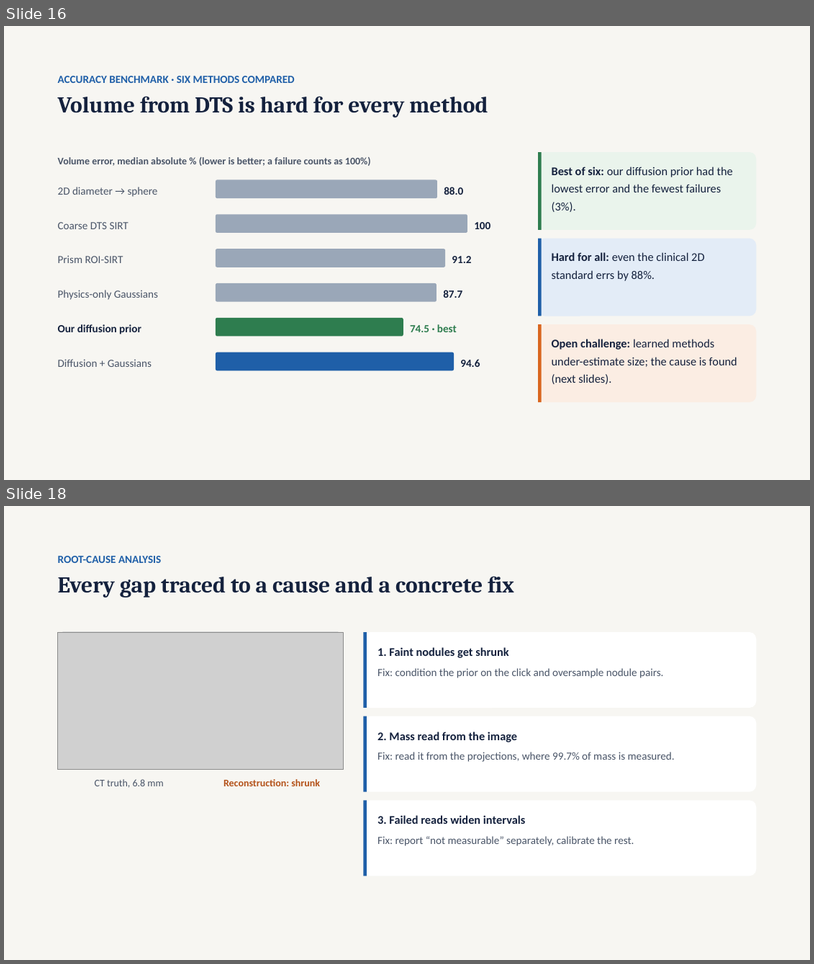
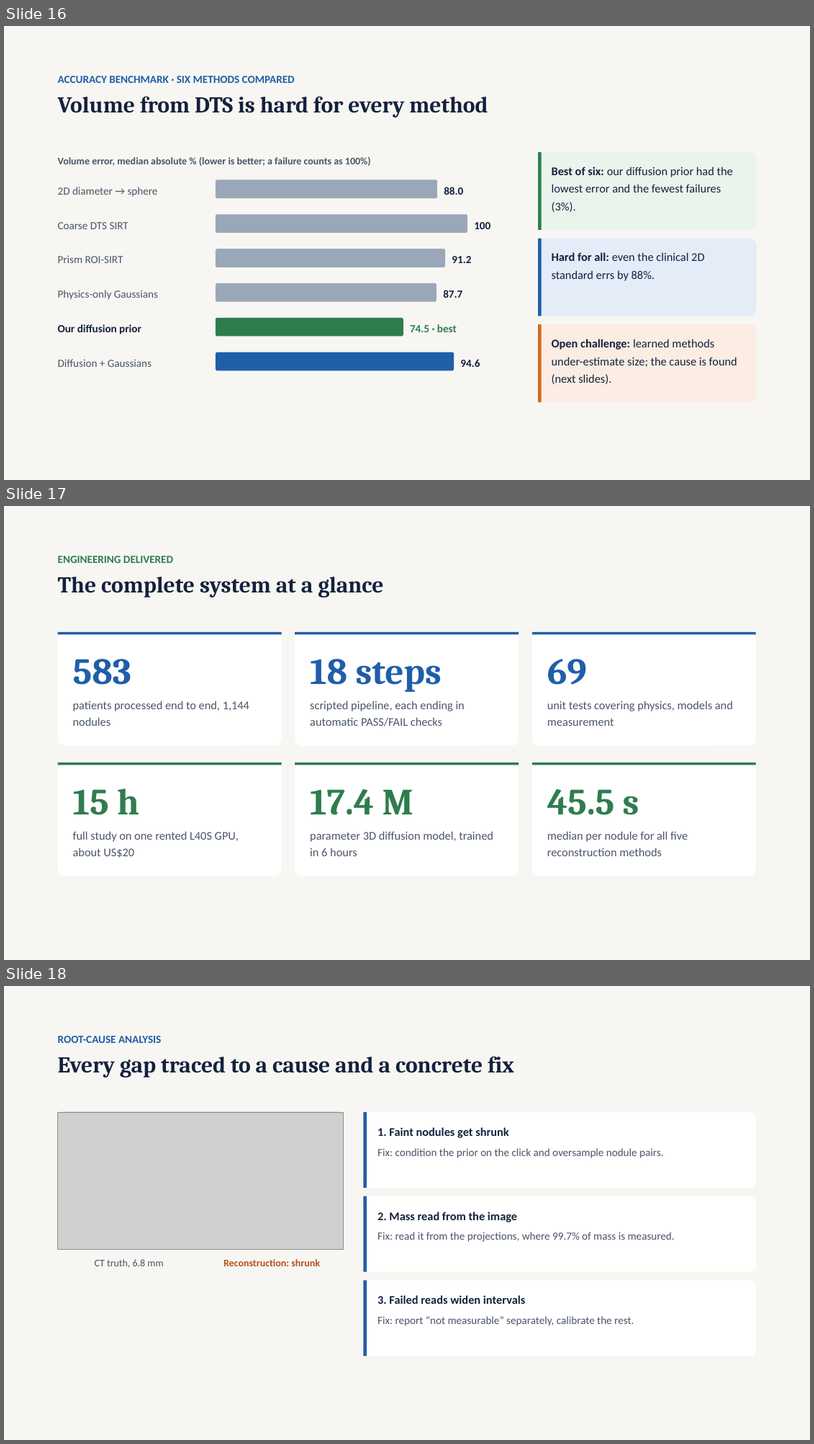
Before and after one commit to tcsquanta/medlift3d, a slide deck: report/MedLift3D_Defense.pptx. Shown one above the other, each under a label of ours: slides 16 and 18 before the commit, slides 16, 17 and 18 after it; the slides between them are not shown. The pictures are 814x964 and 814x1444 pixels, drawn with LibreOffice and Linux fonts; fonts in the diff are those of the drawing; grey boxes stand for pictures. Boxes give left, top, right and bottom in pixels: in the first picture for what was removed or moved away, otherwise in the second. Text is boxed around its words. In the diff, an @@ line names an element or a change of style, - is before the commit and + after.

```diff
--- a/report/MedLift3D_Defense.pptx
+++ b/report/MedLift3D_Defense.pptx
@@ slide 17 added at [4, 506, 810, 960], background #F7F6F2 @@
@@ text added at [58, 556, 173, 563], 13 pt, text #2E7D4F, bold @@
+ENGINEERING DELIVERED
@@ text added at [58, 577, 383, 597], 27 pt, text #14213D, bold @@
+The complete system at a glance
@@ rounded rectangle added at [58, 632, 282, 746], fill #FFFFFF @@
@@ rectangle added at [58, 632, 282, 634], fill #1F5FA8 @@
@@ rounded rectangle added at [295, 632, 519, 746], fill #FFFFFF @@
@@ rectangle added at [295, 632, 519, 634], fill #1F5FA8 @@
@@ rounded rectangle added at [532, 632, 756, 746], fill #FFFFFF @@
@@ rectangle added at [532, 632, 756, 634], fill #1F5FA8 @@
@@ text added at [73, 659, 250, 726], 14 pt, text #4A5568 @@
+583
+patients processed end to end, 1,144 nodules
@@ text added at [310, 659, 465, 726], 14 pt, text #4A5568 @@
+18 steps
+scripted pipeline, each ending in automatic PASS/FAIL checks
@@ text added at [548, 659, 733, 726], 14 pt, text #4A5568 @@
+69
+unit tests covering physics, models and measurement
@@ rounded rectangle added at [58, 762, 282, 876], fill #FFFFFF @@
@@ rectangle added at [58, 762, 282, 765], fill #2E7D4F @@
@@ rounded rectangle added at [295, 762, 519, 876], fill #FFFFFF @@
@@ rectangle added at [295, 762, 519, 765], fill #2E7D4F @@
@@ rounded rectangle added at [532, 762, 756, 876], fill #FFFFFF @@
@@ rectangle added at [532, 762, 756, 765], fill #2E7D4F @@
@@ text added at [73, 788, 239, 857], 14 pt, text #4A5568 @@
+15 h
+full study on one rented L40S GPU, about US$20
@@ text added at [310, 789, 494, 856], 14 pt, text #4A5568 @@
+17.4 M
+parameter 3D diffusion model, trained in 6 hours
@@ text added at [548, 789, 688, 856], 14 pt, text #4A5568 @@
+45.5 s
+median per nodule for all five reconstruction methods
```
Also in this commit, not shown: 3 slides changed, 1 slide removed.
